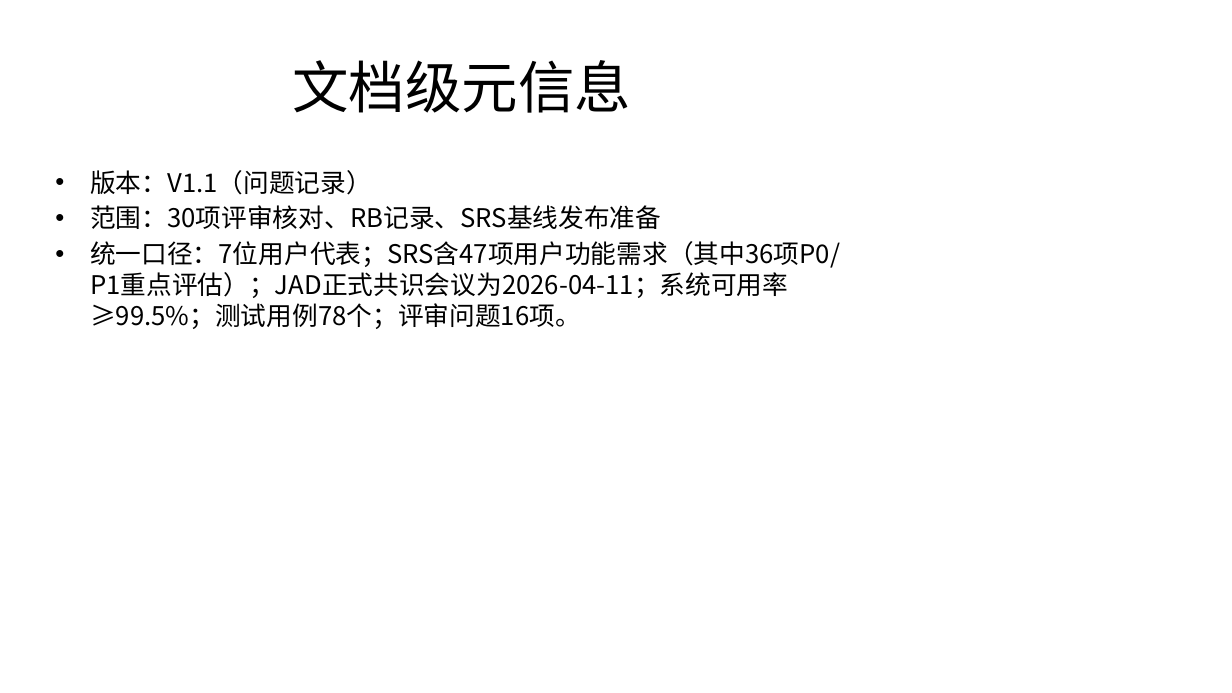
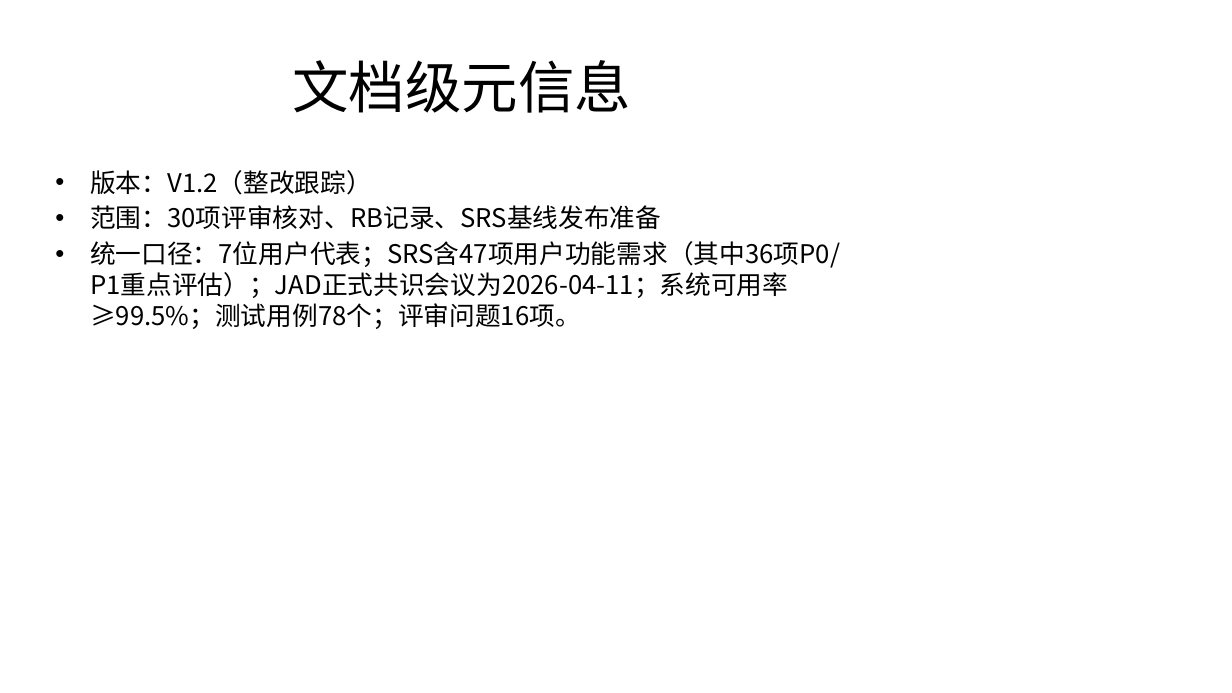
Before and after one commit to yzy1232/docs, a slide deck: slide 2 of 12-评审与基线/评审核对成果展示.pptx. Drawn at 1232x693 pixels with LibreOffice and Linux fonts; fonts in the diff are those of the drawing. Boxes give left, top, right and bottom in pixels: in the first picture for what was removed or moved away, otherwise in the second. Text is boxed around its words. In the diff, an @@ line names an element or a change of style, - is before the commit and + after.

Commit message:
docs(review): 跟踪整改并完善基线候选稿

```diff
--- a/12-评审与基线/评审核对成果展示.pptx
+++ b/12-评审与基线/评审核对成果展示.pptx
@@ text at [90,170,372,195]: text changed @@
-• 版本：V1.1（问题记录）
+• 版本：V1.2（整改跟踪）
```
Also in this commit, not shown: 2 other slides changed, 1 slide added, 1 slide removed, 4 other files.
